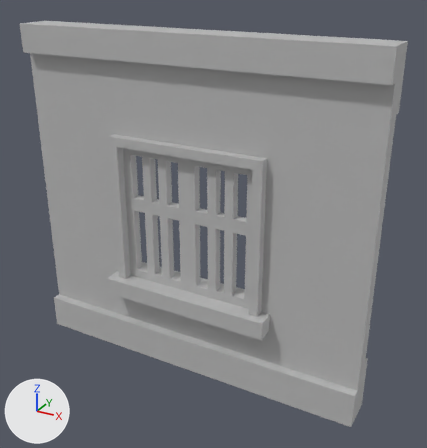
The FBX model Assets/Models/LWindow.fbx: old version first, new version second.
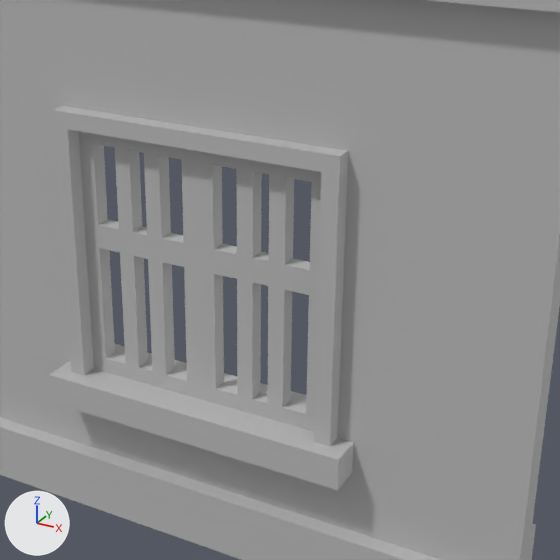
Old and new are each drawn whole from a 50 mm camera at (2.25, -5.07, 4.38) aimed at (-0.57, 0.06, 1.82) and again close up on the part from 19% to 89% of the width and 17% to 84% of the height. The lights are fixed; the arrows at lower left show +X, +Y and +Z. Where no turn or scale is listed for an object, it has been applied to the vertices.

In view in the first close-up: 'P_LWindow10', 'P_LWindow17', 'P_LWindow19', 'P_LWindow21', 'P_LWindow22', 'P_LWindow24', 'P_LWindow28', 'P_LWindow29', 'P_LWindow32', 'P_LWindow5', 'P_LWindow7', 'P_LWindow8'.
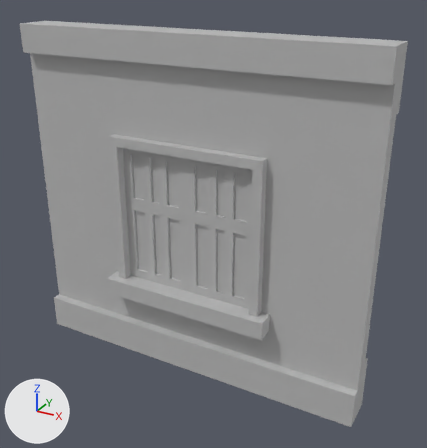
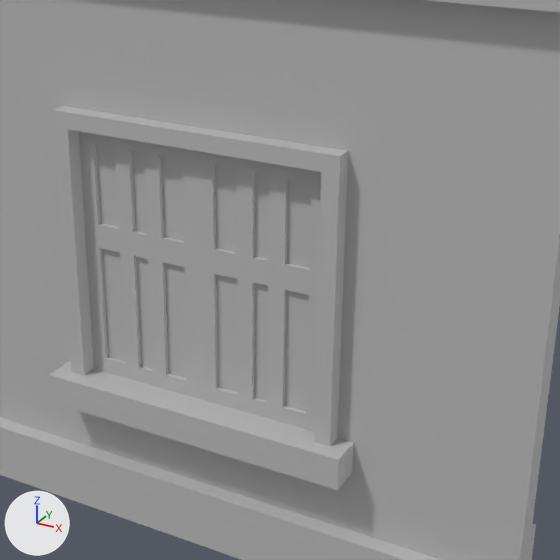
What differs and where, as boxes (x1, y1, x2, y2) in the close-ups (560 x 560 px):
'P_LWindow77', added: after (96, 145, 312, 411)

The change, as a diff of the scene's bpy script:
```diff
--- a/Assets/Models/LWindow.fbx.py
+++ b/Assets/Models/LWindow.fbx.py
@@ me_mesh_038 @@
+me_mesh_038.from_pydata(...)  # a box spanning x -0.1..1.3, y 0.6..0.625, z -0.8..0.6
+me_mesh_038.materials.append(mat_lambert1)  # grey #bcbcbc
@@ ob_p_lwindow77 @@
+ob_p_lwindow77 = bpy.data.objects.new('P_LWindow77', me_mesh_038)
+ob_p_lwindow77.location = (-1.4, -0.675, 1.9)
```
